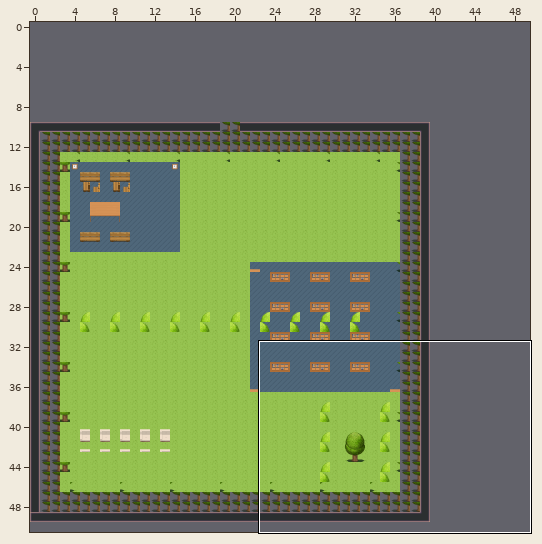
One commit to this Tiled map (JSON): cour2.tmj. Above, an overview of the earlier version with the close-up marked.
Close-up. Old version:
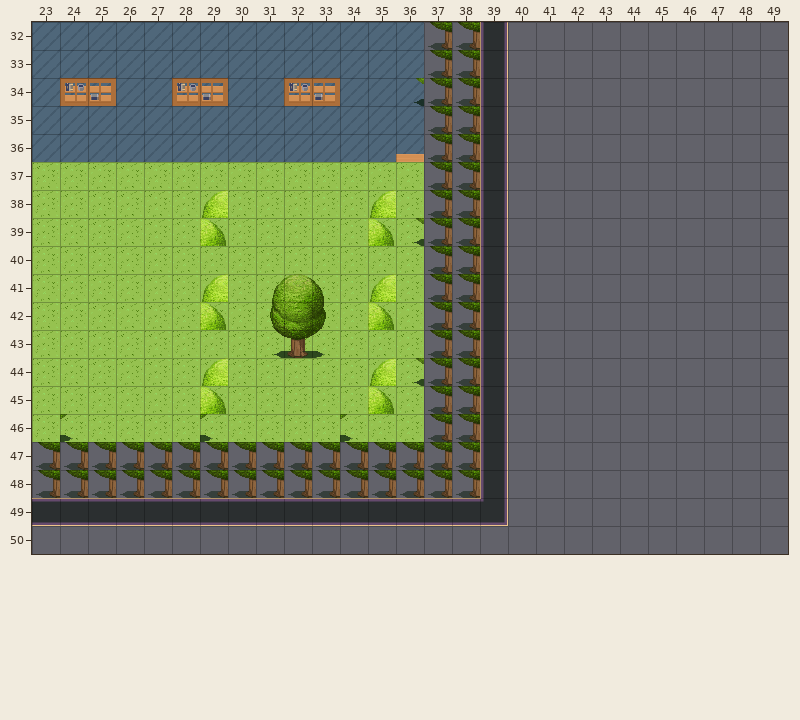
Cells are 32x32 px. Shown: x 23..49, y 32..50. The commit also changed other parts of the map, which this record leaves out. The old version is drawn lined up with the new one.
After:
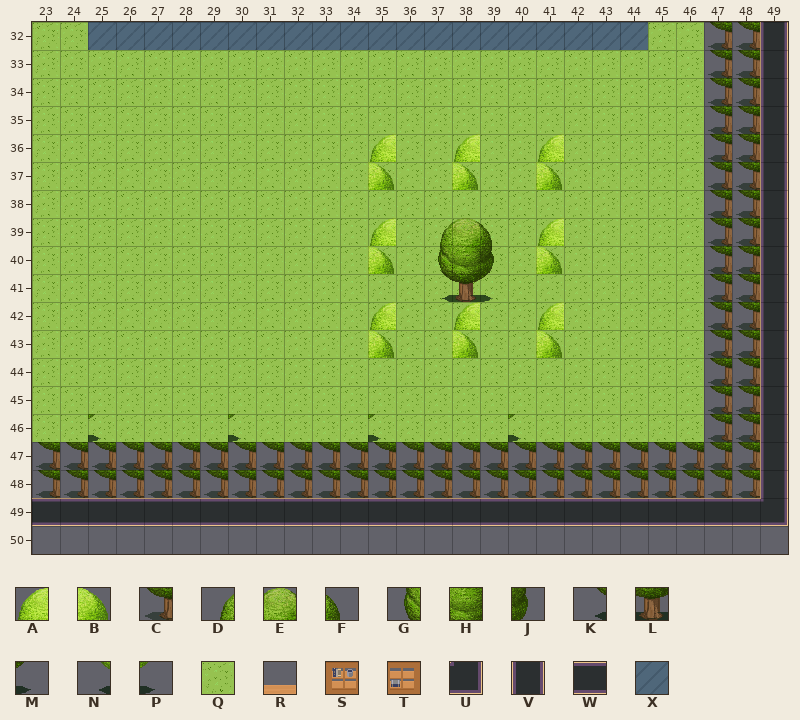
Key: from "WA_Exterior": A 3, B 4, C 50, D 75, E 76, F 77, G 100, H 101, J 102, K 125, L 126, M 127, N 128, P 130, Q 628; from "WA_Other_Furniture": R 20, S 31, T 32; from "WA_Room_Builder": U 54, V 102, W 104, X 360.
_ is an empty cell, # one hidden under a higher layer.
Tiles replaced or removed in this view: A, B, C, D, E, F, G, H, J, K, L, M, N, P, R, S, T, U, V, X.
Difference:
Changed rows in their new state; . is an unchanged cell.
map size 40x40 -> 50x50 cells (old content now starts at 0,10; both pictures use the new coordinates)
Layer "collisions":
first column x 39:
47 _
48 _
Layer "floor":
first column x 23:
32 QQ............XXXXXXXXQQCC
33 QQQQQQQQQQQQQQQQQQQQQQQQCC
34 QQQQQQQQQQQQQQQQQQQQQQQQCC
35 QQQQQQQQQQQQQQQQQQQQQQQQCC
36 QQQQQQQQQQQQQQQQQQQQQQQQCC
37 ..............QQQQQQQQQQCC
38 ..............QQQQQQQQQQCC
39 ..............QQQQQQQQQQCC
40 ..............Q#QQQQQQQQCC
41 ..............QQQQQQQQQQCC
42 ..............QQQQQQQQQQCC
43 ..............QQQQQQQQQQCC
44 ..............QQQQQQQQQQCC
45 ..............QQQQQQQQQQCC
46 ..............QQQQQQQQQQCC
47 .................CCCCCCCCC
48 .................CCCCCCCCC
Layer "walls":
first column x 39:
32 _.........V
33 _.........V
34 _.........V
35 _.........V
36 _.........V
37 _.........V
38 _.........V
39 _.........V
40 _.........V
41 _.........V
42 _.........V
43 _.........V
44 _.........V
45 _.........V
46 _.........V
47 _.........V
48 _.........V
49 WWWWWWWWWWU
Layer "furniture":
first column x 24:
34 __..__..__........
36 ...........A..A..A
37 ...........B..B..B
38 ....._....._......
39 ....._.....A.DEF.A
40 ...........B.GHJ.B
41 ....._.___._.KLM..
42 ....._.___.A..A..A
43 .......___.B..B..B
44 ....._....._......
45 ....._....._......
Layer "above":
first column x 36:
34 _
36 _
39 _
first column x 24:
44 ............_....
46 _P..._P..._P....P
